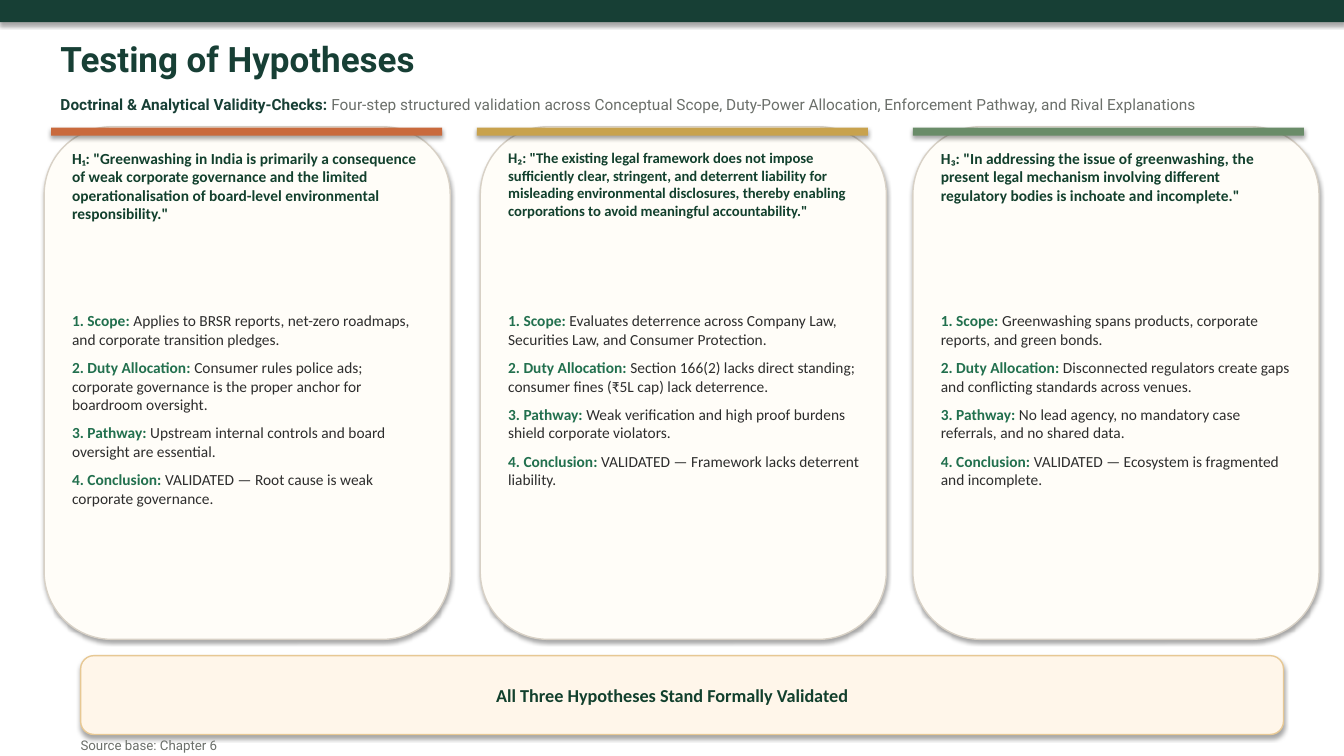
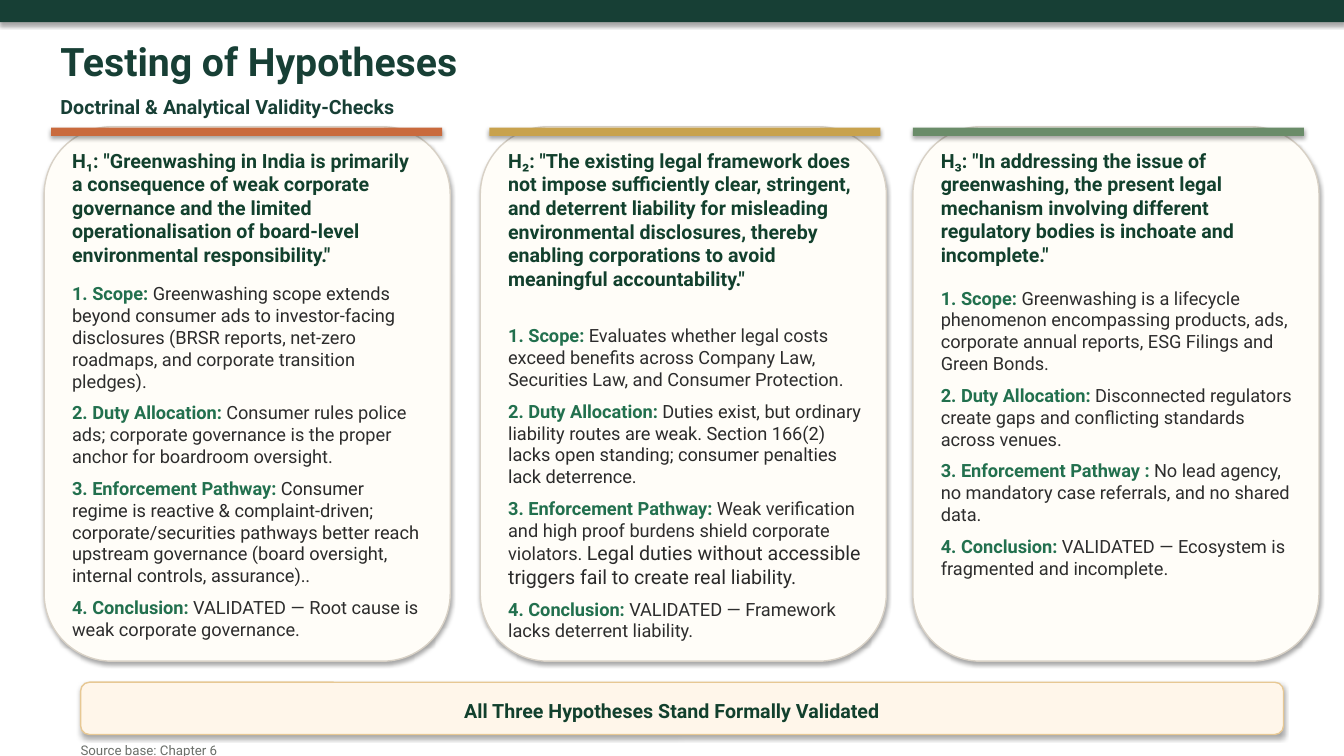
Before and after one commit to atul516/Final-VIva, a slide deck: slide 21 of Thesis Defence Presentation Final.pptx. Drawn at 1344x756 pixels with LibreOffice and Linux fonts; fonts in the diff are those of the drawing. Boxes give left, top, right and bottom in pixels: in the first picture for what was removed or moved away, otherwise in the second. Text is boxed around its words. In the diff, an @@ line names an element or a change of style, - is before the commit and + after.

Commit message:
docs: update thesis presentation slides and create comprehensive thesis text document

```diff
--- a/Thesis Defence Presentation Final.pptx
+++ b/Thesis Defence Presentation Final.pptx
@@ text "Testing of Hypotheses" at <box>60,46,457,85</box>: size 25 to 28 pt @@
@@ text at <box>60,99,394,118</box>: text changed; size 11 to 14 pt; text colour #6B6F6A to #173F35; bold on @@
-Doctrinal & Analytical Validity-Checks: Four-step structured validation across Conceptual Scope, Duty-Power Allocation, Enforcement Pathway, and Rival Explanations
+Doctrinal & Analytical Validity-Checks
@@ rounded rectangle: place and size @@
-rounded rectangle at <box>44,127,451,640</box>
+rounded rectangle at <box>44,127,451,661</box>
@@ text "H₁: "Greenwashing in India is ..." at <box>72,153,409,266</box>: size 11 to 14 pt, font Calibri to Roboto @@
@@ rounded rectangle: place and size @@
-rounded rectangle at <box>480,127,886,640</box>
+rounded rectangle at <box>480,127,886,661</box>
@@ rectangle: place and size @@
-rectangle at <box>477,128,868,136</box>
+rectangle at <box>490,128,881,136</box>
@@ text "H₂: "The existing legal framework ..." at <box>508,153,850,290</box>: size 10.5 to 14 pt, font Calibri to Roboto @@
@@ rounded rectangle: place and size @@
-rounded rectangle at <box>913,127,1320,640</box>
+rounded rectangle at <box>913,127,1320,661</box>
@@ text "H₃: "In addressing the issue ..." at <box>941,153,1234,266</box>: size 11 to 14 pt, font Calibri to Roboto @@
@@ text at <box>72,286,395,392</box>: text changed; size 11 to 13 pt; font Calibri to Roboto; text colour #2D2D2D to #2A2A2A @@
-1. Scope: Applies to BRSR reports, net-zero roadmaps, and corporate transition pledges.
+1. Scope: Greenwashing scope extends beyond consumer ads to investor-facing disclosures (BRSR reports, net-zero roadmaps, and corporate transition pledges).
@@ text "1. Scope: Greenwashing scope extends ...": place and size @@
-text "1. Scope: Greenwashing scope extends ..." at <box>72,315,409,507</box>
+text "1. Scope: Greenwashing scope extends ..." at <box>72,286,419,640</box>
@@ text at <box>941,291,1287,370</box>: text changed; size 11 to 13 pt; font Calibri to Roboto @@
-1. Scope: Greenwashing spans products, corporate reports, and green bonds.
+1. Scope: Greenwashing is a lifecycle phenomenon encompassing products, ads, corporate annual reports, ESG Filings and Green Bonds.
@@ text "1. Scope: Greenwashing is a ...": place and size @@
-text "1. Scope: Greenwashing is a ..." at <box>941,315,1289,488</box>
+text "1. Scope: Greenwashing is a ..." at <box>941,291,1292,579</box>
@@ text at <box>508,328,861,588</box>: text changed; size 11 to 13 pt; font Calibri to Roboto; text colour #2D2D2D to #2A2A2A @@
-1. Scope: Evaluates deterrence across Company Law, Securities Law, and Consumer Protection.
-2. Duty Allocation: Section 166(2) lacks direct standing; consumer fines (₹5L cap) lack deterrence.
-3. Pathway: Weak verification and high proof burdens shield corporate violators.
+1. Scope: Evaluates whether legal costs exceed benefits across Company Law, Securities Law, and Consumer Protection.
+2. Duty Allocation: Duties exist, but ordinary liability routes are weak. Section 166(2) lacks open standing; consumer penalties lack deterrence.
+3. Enforcement Pathway: Weak verification and high proof burdens shield corporate violators. Legal duties without accessible triggers fail to create real liability.
@@ text "1. Scope: Evaluates whether legal ...": place and size @@
-text "1. Scope: Evaluates whether legal ..." at <box>508,315,859,488</box>
+text "1. Scope: Evaluates whether legal ..." at <box>508,328,861,641</box>
@@ text at <box>941,388,1292,579</box>: size 11 to 13 pt, font Calibri to Roboto in "2. Duty Allocation: Disconnected regulators create gaps ...", "4. Conclusion: VALIDATED — Ecosystem is fragmented ..." @@
@@ text at <box>72,405,419,640</box>: size 11 to 13 pt, font Calibri to Roboto in "2. Duty Allocation: Consumer rules police ads; ...", "4. Conclusion: VALIDATED — Root cause is ..." @@
@@ text at <box>941,463,1290,521</box>: text changed; size 11 to 13 pt; font Calibri to Roboto @@
-3. Pathway: No lead agency, no mandatory case referrals, and no shared data.
+3. Enforcement Pathway : No lead agency, no mandatory case referrals, and no shared data.
@@ text at <box>72,481,419,586</box>: text changed; size 11 to 13 pt; font Calibri to Roboto; text colour #2D2D2D to #2A2A2A @@
-3. Pathway: Upstream internal controls and board oversight are essential.
+3. Enforcement Pathway: Consumer regime is reactive & complaint-driven; corporate/securities pathways better reach upstream governance (board oversight, internal controls, assurance)..
@@ text at <box>508,602,835,641</box>: size 11 to 13 pt, font Calibri to Roboto in "4. Conclusion: VALIDATED — Framework lacks deterrent ..." @@
@@ rounded rectangle: place and size @@
-rounded rectangle at <box>81,655,1284,734</box>
+rounded rectangle at <box>81,683,1284,735</box>
@@ text "All Three Hypotheses Stand Formally ...": place and size @@
-text "All Three Hypotheses Stand Formally ..." at <box>496,689,848,705</box>
+text "All Three Hypotheses Stand Formally ..." at <box>464,703,879,722</box>
@@ text "All Three Hypotheses Stand Formally ..." at <box>464,703,879,722</box>: size 13 to 14 pt, font Calibri to Roboto @@
@@ text "Source base: Chapter 6" rewrapped from <box>81,738,217,753</box> to <box>81,745,217,756</box> @@
```
Also in this commit, not shown: 15 other slides changed, 1 other file.
